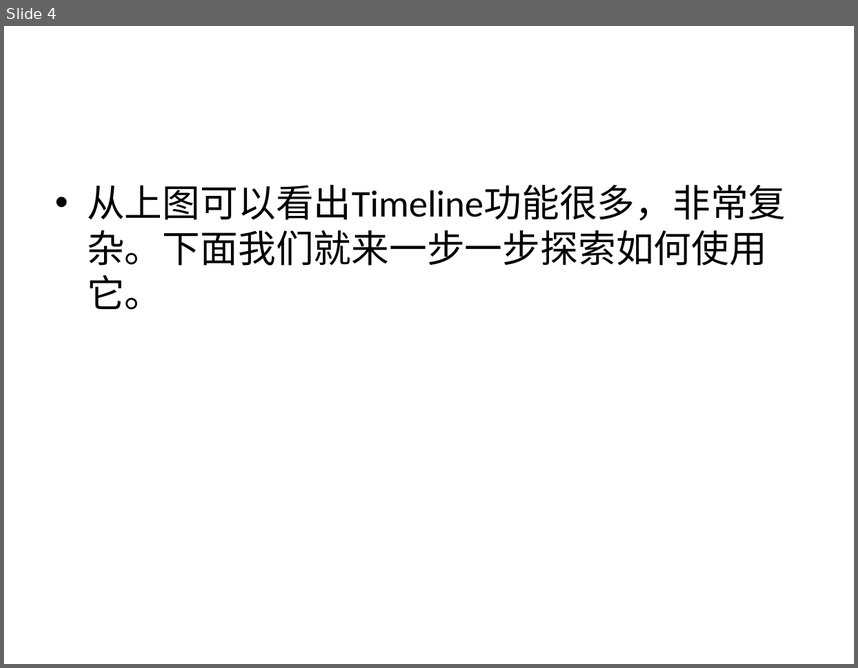
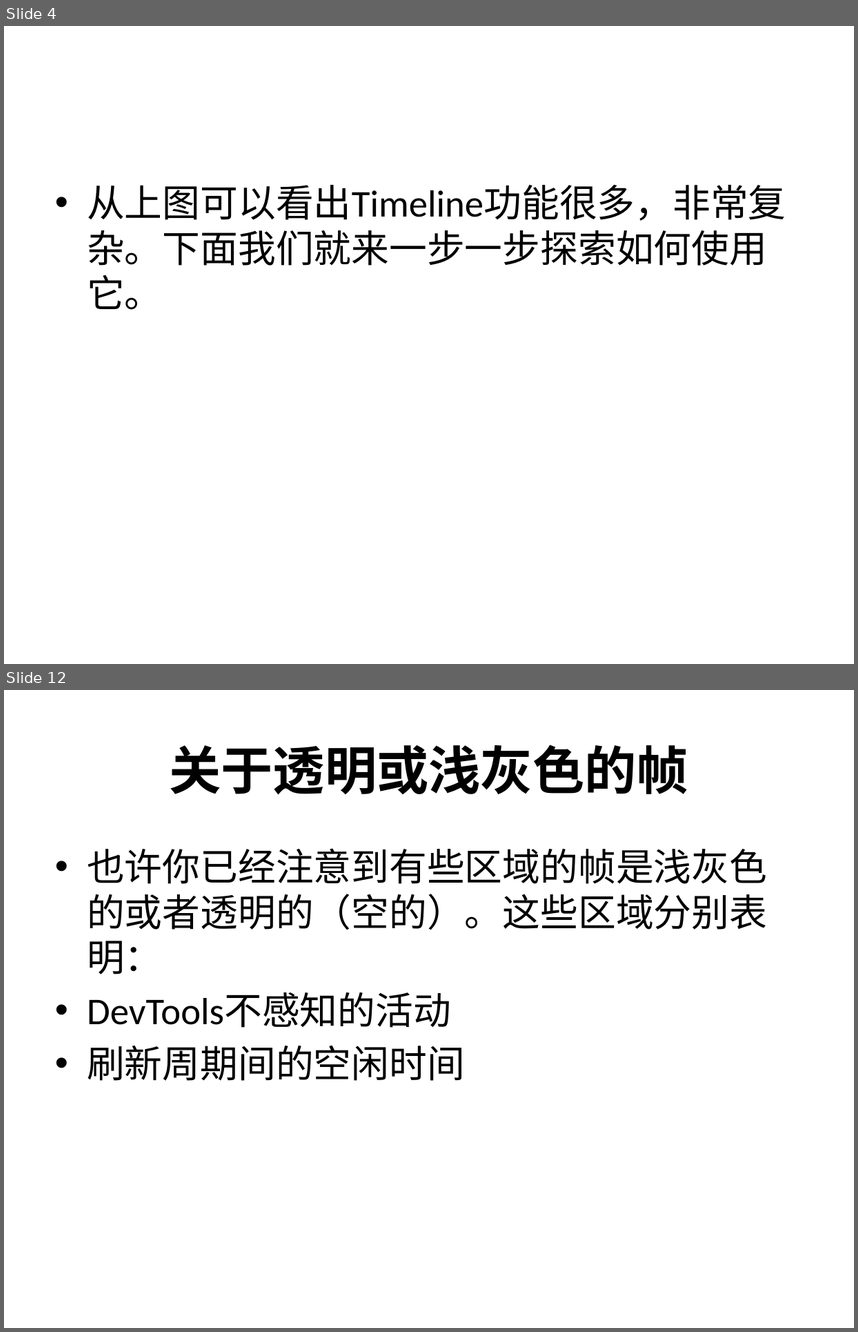
Before and after one commit to lazy-lazy/yolo, a slide deck: public/images/使用chrome进行渲染分析.pptx. Shown one above the other, each under a label of ours: slide 4 before the commit, slides 4 and 12 after it; the slides between them are not shown. The pictures are 858x668 and 858x1332 pixels, drawn with LibreOffice and Linux fonts; fonts in the diff are those of the drawing; background and template pictures are left out. Boxes give left, top, right and bottom in pixels: in the first picture for what was removed or moved away, otherwise in the second. Text is boxed around its words. In the diff, an @@ line names an element or a change of style, - is before the commit and + after.

```diff
--- a/public/images/使用chrome进行渲染分析.pptx
+++ b/public/images/使用chrome进行渲染分析.pptx
@@ slide 12 added at (4,690,854,1328), background picture (left out) @@
@@ title added at (169,745,688,795), 44 pt, text #000000, bold @@
+关于透明或浅灰色的帧
@@ text added at (87,848,767,1081), 32 pt, text #000000 @@
+• 也许你已经注意到有些区域的帧是浅灰色的或者透明的（空的）。这些区域分别表明：
+• DevTools不感知的活动
+• 刷新周期间的空闲时间
```
Also in this commit, not shown: 1 slide changed, 13 other slides added, 1 slide removed.
